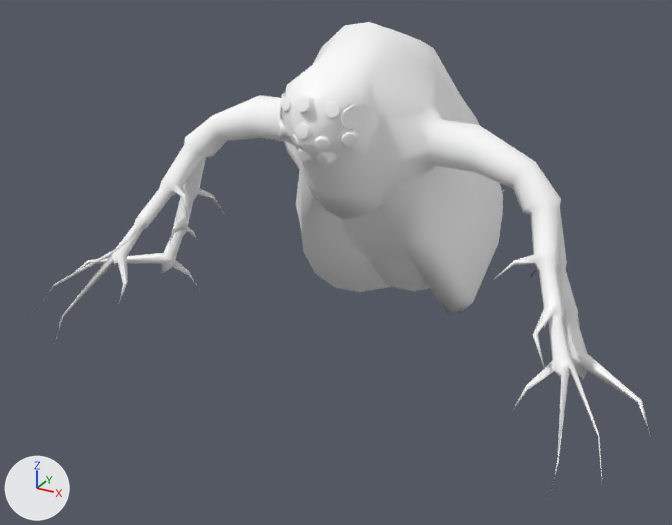
Before and after pictures for a commit that changed the glTF model EverythingLibraryBrowser/models/microscopic/microscopic-plankton-water-flea/microscopic-plankton-water-flea_v1.glb.
Rendered twice from a 50 mm camera at (0.125, -0.286, 0.154) aimed at (-0.019, -0.026, 0.024). Lighting does not change. The marker at lower left points along +X, +Y and +Z. The picture after the commit comes second. Vertices at exactly the same position are counted once.

Objects in the first picture: 'Water Flea'.
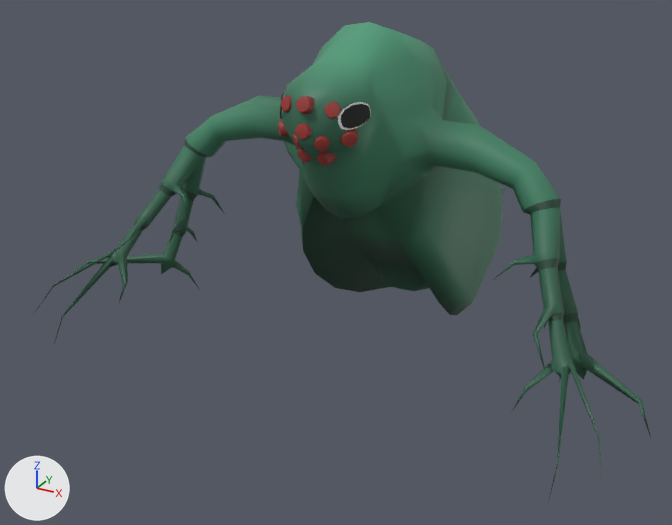
The newer file is also turned or shifted as a whole; pictures and numbers use the older file's frame.

Boxes [x1, y1, x2, y2] around the edits, measured in the pictures (672 x 525 px):
part 1 of me_mesh_001, recoloured: [42, 93, 651, 491] in both
part 2 of me_mesh_001, recoloured (white to green): [169, 22, 561, 301] in both
part 3 of me_mesh_001, recoloured (white to red): [278, 96, 358, 166] in both

The edits, one by one:
me_mesh_001 has 896 vertices, 1632 faces and spans x -0.099..0.099, y -0.1..0.1, z 0.0..0.109.
me_mesh_001 is used by ob_water_flea; location (0.0, 0.0, 0.0).
me_mesh_001 part 1: 962 faces centred in x -0.096..0.096, y -0.096..0.051, z 0.001..0.093 are repainted in the vertex colours; the middle colour goes from white #ffffff to dark green #2f5f49.
me_mesh_001 part 2: 430 faces centred in x -0.063..0.063, y -0.074..0.086, z 0.002..0.107 are repainted in the vertex colours; the middle colour goes from white #ffffff to green #408163.
me_mesh_001 part 3: 240 faces centred in x -0.012..0.012, y -0.079..-0.068, z 0.075..0.094 are repainted in the vertex colours; the middle colour goes from white #ffffff to red #98332e.
